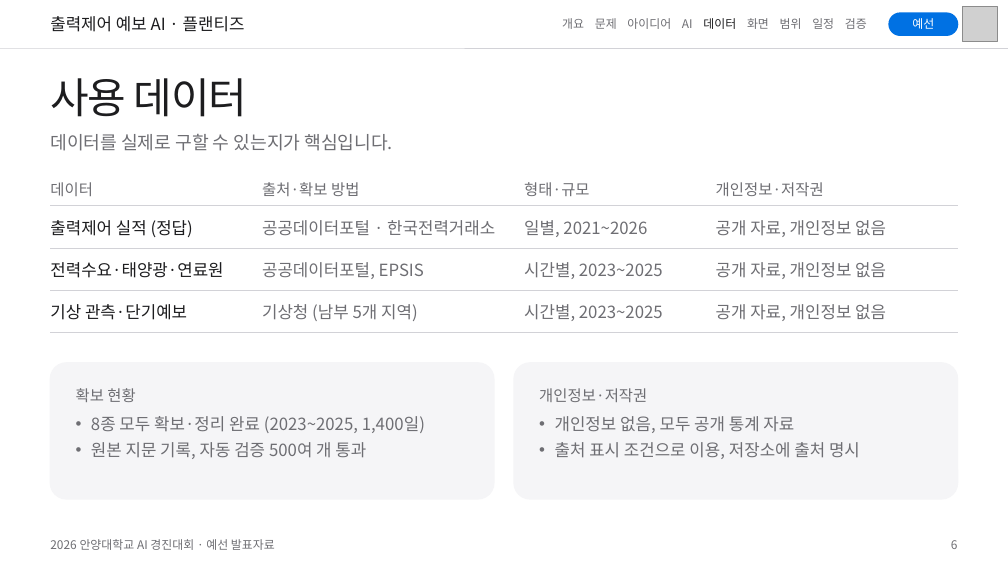
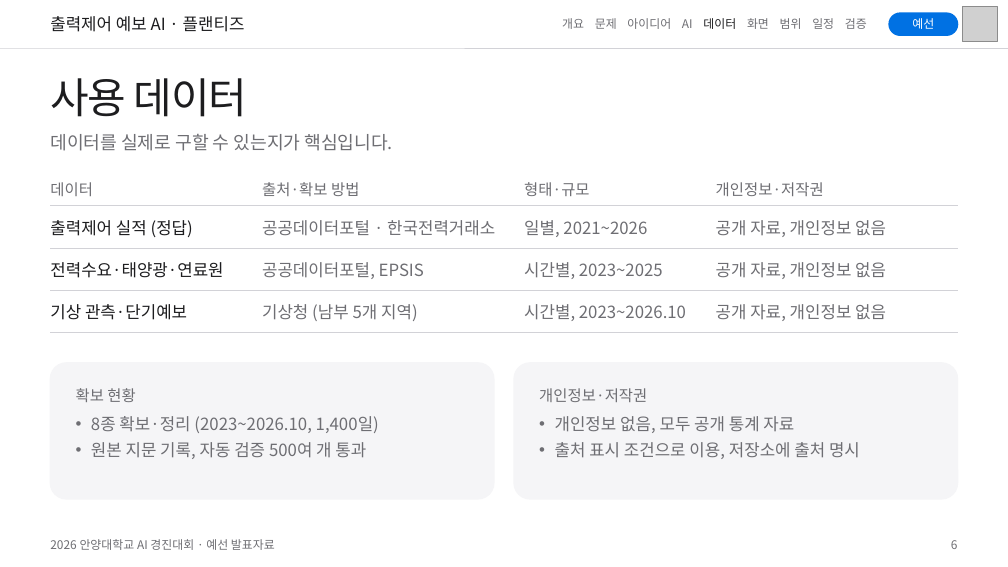
Before and after one commit to eorua/planties, a slide deck: slide 6 of docs/slides/예선발표_초안.pptx. Drawn at 1008x567 pixels with LibreOffice and Linux fonts; fonts in the diff are those of the drawing; grey boxes stand for pictures. Boxes give left, top, right and bottom in pixels: in the first picture for what was removed or moved away, otherwise in the second. Text is boxed around its words. In the diff, an @@ line names an element or a change of style, - is before the commit and + after.

```diff
--- a/docs/slides/예선발표_초안.pptx
+++ b/docs/slides/예선발표_초안.pptx
@@ table at bbox=[50, 171, 958, 333] @@
-row 4, column 3: 시간별, 2023~2025
+row 4, column 3: 시간별, 2023~2026.10
@@ text at bbox=[91, 416, 379, 433]: text changed @@
-• 8종 모두 확보·정리 완료 (2023~2025, 1,400일)
+• 8종 확보·정리 (2023~2026.10, 1,400일)
```
Also in this commit, not shown: 3 other slides changed, 1 other file.
